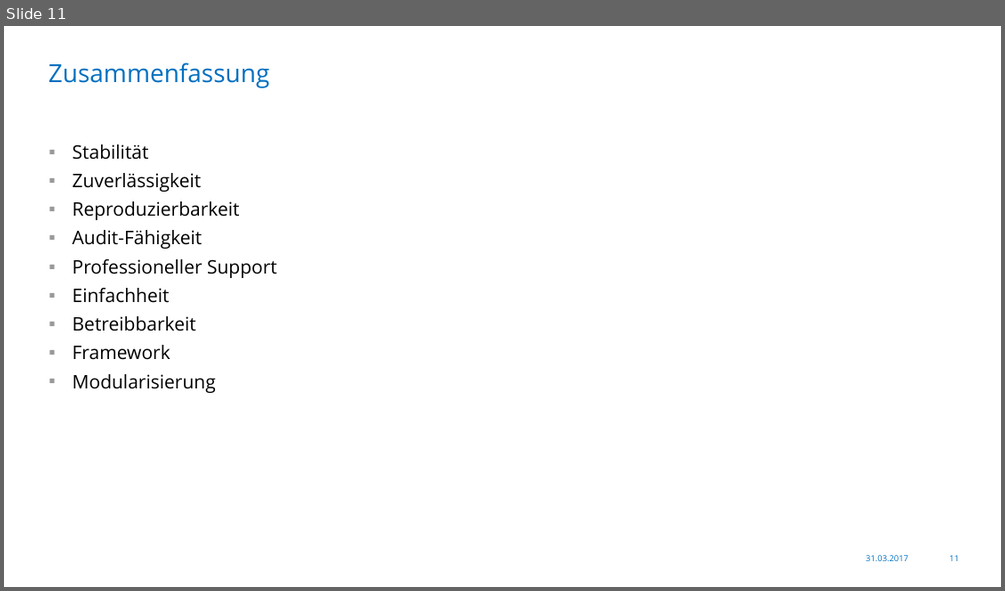
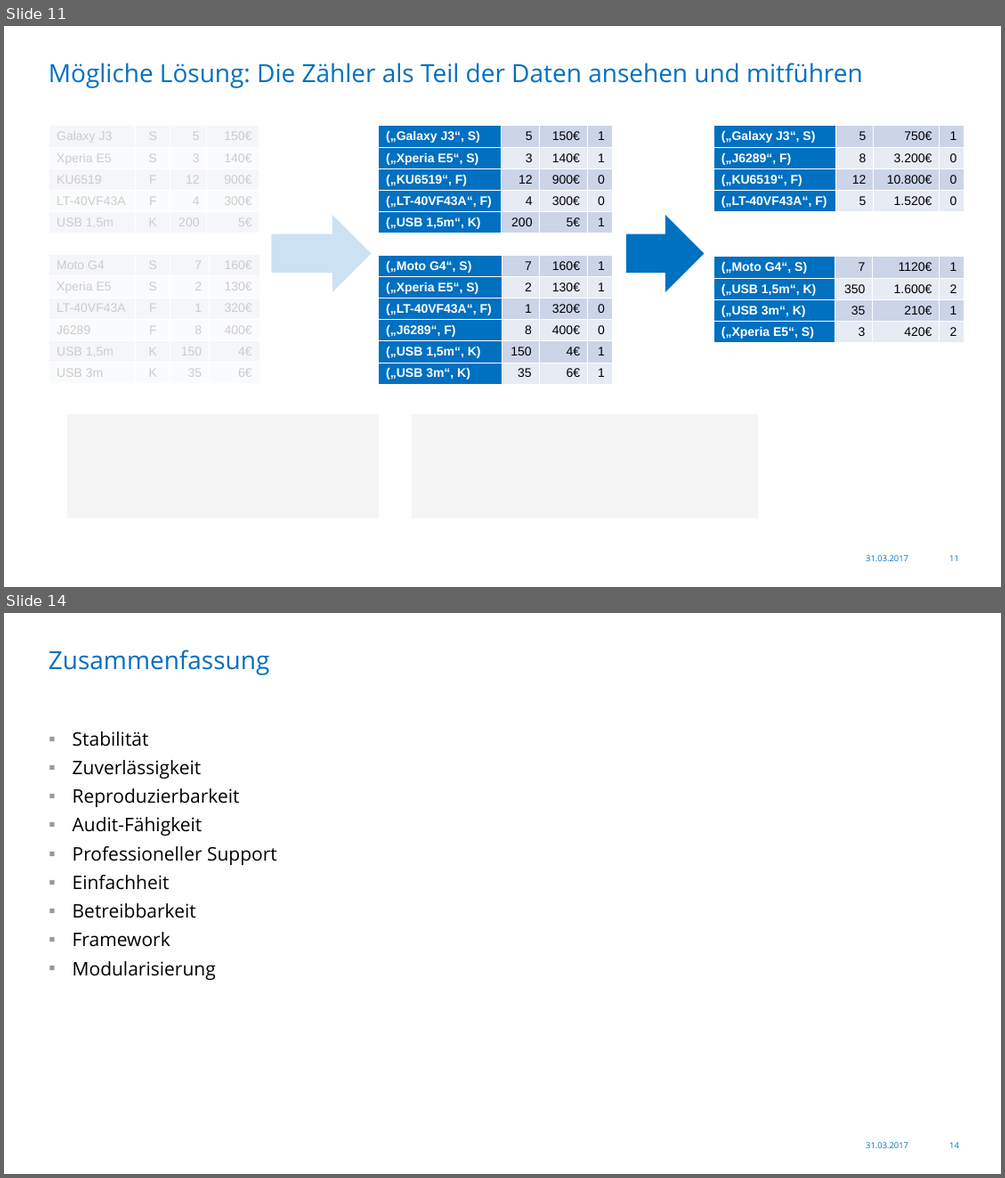
Before and after one commit to Skamandros/jug-saxony-workshop, a slide deck: src/slides/resources/2017-03-31-JUG-Saxony-Workshop-de.pptx. Shown one above the other, each under a label of ours: slide 11 before the commit, slides 11 and 14 after it; the slides between them are not shown. The pictures are 1005x591 and 1005x1178 pixels, drawn with LibreOffice and Linux fonts; fonts in the diff are those of the drawing; grey boxes stand for pictures; background and template pictures are left out. Boxes give left, top, right and bottom in pixels: in the first picture for what was removed or moved away, otherwise in the second. Text is boxed around its words. In the diff, an @@ line names an element or a change of style, - is before the commit and + after.

```diff
--- a/src/slides/resources/2017-03-31-JUG-Saxony-Workshop-de.pptx
+++ b/src/slides/resources/2017-03-31-JUG-Saxony-Workshop-de.pptx
@@ slide 11 added at (x1=4, y1=26, x2=1001, y2=587), background #FFFFFF; not listed: 2 template elements that a slide beside it also shows @@
@@ title added at (x1=48, y1=62, x2=863, y2=88), 24 pt, text #0070C0 @@
+Mögliche Lösung: Die Zähler als Teil der Daten ansehen und mitführen
@@ rectangle added at (x1=40, y1=112, x2=371, y2=414), fill #FFFFFF at 80% opacity @@
@@ table added at (x1=49, y1=126, x2=259, y2=238), 5 rows, 4 columns @@
+Galaxy J3 | S | 5 | 150€
+Xperia E5 | S | 3 | 140€
+KU6519 | F | 12 | 900€
+LT-40VF43A | F | 4 | 300€
+USB 1,5m | K | 200 | 5€
@@ table added at (x1=379, y1=126, x2=613, y2=238), 5 rows, 4 columns @@
+(„Galaxy J3“, S) | 5 | 150€ | 1
+(„Xperia E5“, S) | 3 | 140€ | 1
+(„KU6519“, F) | 12 | 900€ | 0
+(„LT-40VF43A“, F) | 4 | 300€ | 0
+(„USB 1,5m“, K) | 200 | 5€ | 1
@@ table added at (x1=713, y1=126, x2=963, y2=216), 4 rows, 4 columns @@
+(„Galaxy J3“, S) | 5 | 750€ | 1
+(„J6289“, F) | 8 | 3.200€ | 0
+(„KU6519“, F) | 12 | 10.800€ | 0
+(„LT-40VF43A“, F) | 5 | 1.520€ | 0
@@ right arrow added at (x1=272, y1=215, x2=372, y2=292), fill #0070C0 @@
@@ right arrow added at (x1=626, y1=215, x2=704, y2=292), fill #0070C0 @@
@@ table added at (x1=49, y1=255, x2=259, y2=389), 6 rows, 4 columns @@
+Moto G4 | S | 7 | 160€
+Xperia E5 | S | 2 | 130€
+LT-40VF43A | F | 1 | 320€
+J6289 | F | 8 | 400€
+USB 1,5m | K | 150 | 4€
+USB 3m | K | 35 | 6€
@@ table added at (x1=379, y1=256, x2=613, y2=390), 6 rows, 4 columns @@
+(„Moto G4“, S) | 7 | 160€ | 1
+(„Xperia E5“, S) | 2 | 130€ | 1
+(„LT-40VF43A“, F) | 1 | 320€ | 0
+(„J6289“, F) | 8 | 400€ | 0
+(„USB 1,5m“, K) | 150 | 4€ | 1
+(„USB 3m“, K) | 35 | 6€ | 1
@@ table added at (x1=713, y1=257, x2=963, y2=346), 4 rows, 4 columns @@
+(„Moto G4“, S) | 7 | 1120€ | 1
+(„USB 1,5m“, K) | 350 | 1.600€ | 2
+(„USB 3m“, K) | 35 | 210€ | 1
+(„Xperia E5“, S) | 3 | 420€ | 2
@@ rectangle added at (x1=40, y1=414, x2=957, y2=534), fill #FFFFFF at 80% opacity @@
@@ picture added at (x1=67, y1=414, x2=379, y2=519) @@
@@ picture added at (x1=412, y1=414, x2=758, y2=519) @@
@@ what was slide 11 is now slide 14 @@
@@ page number at (x1=949, y1=1142, x2=959, y2=1148): text changed @@
-11
+14
```
Also in this commit, not shown: 1 slide changed, 2 other slides added, 1 slide removed.
